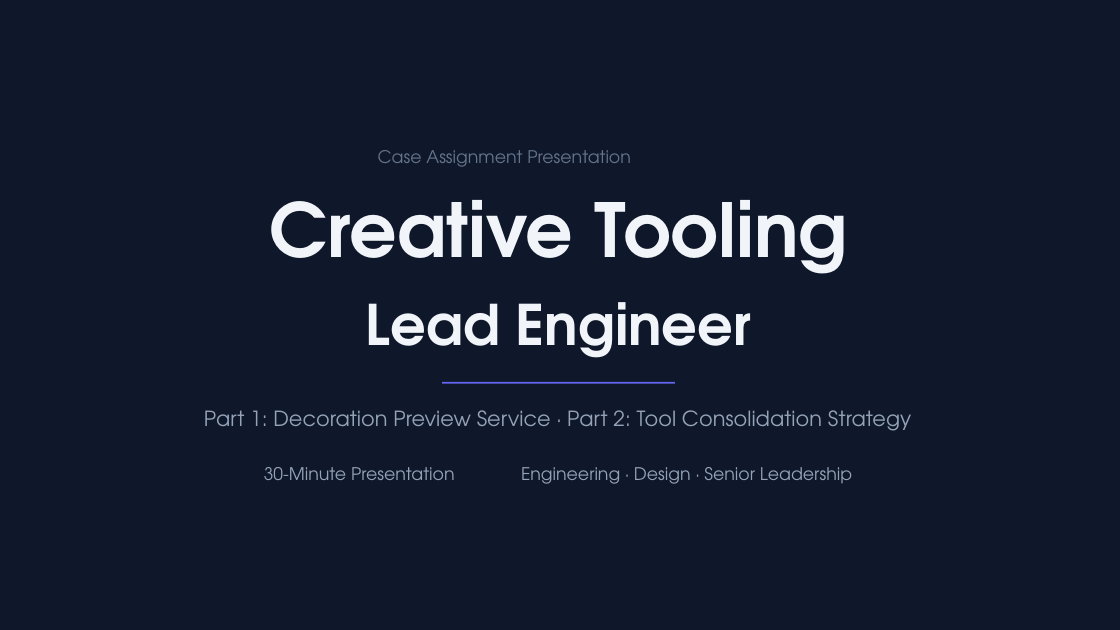
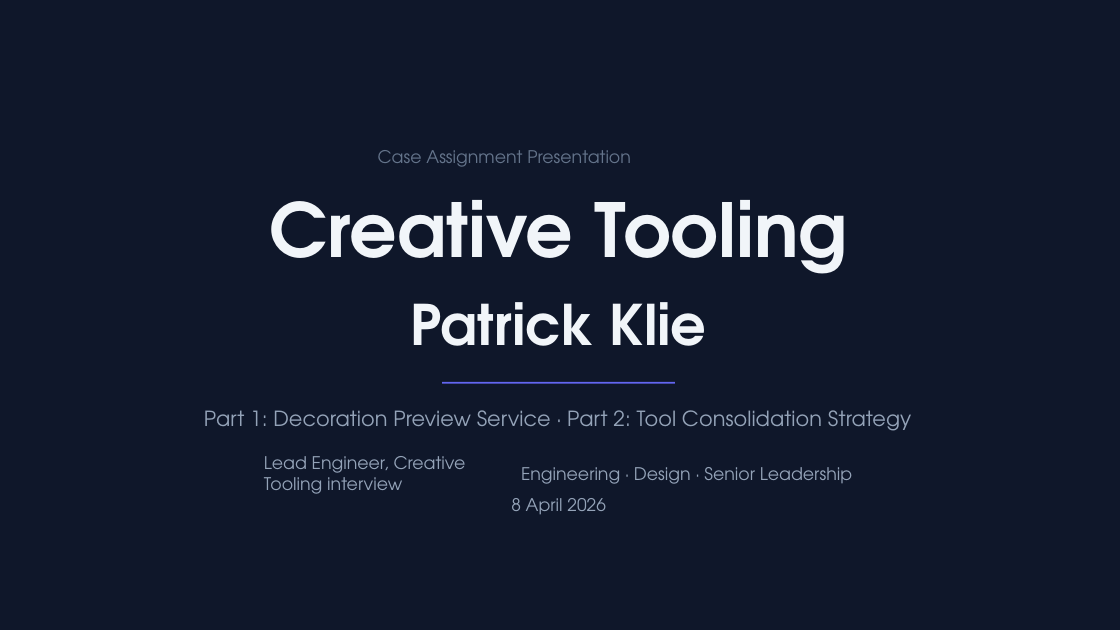
Before and after one commit to patman77/decoration-preview-service, a slide deck: slide 1 of docs/presentation/decoration-preview-service_4b541b44.pptx. Drawn at 1120x630 pixels with LibreOffice and Linux fonts; fonts in the diff are those of the drawing; background and template pictures are left out. Boxes give left, top, right and bottom in pixels: in the first picture for what was removed or moved away, otherwise in the second. Text is boxed around its words. In the diff, an @@ line names an element or a change of style, - is before the commit and + after.

Commit message:
Add presenter details to title slide

```diff
--- a/docs/presentation/decoration-preview-service_4b541b44.pptx
+++ b/docs/presentation/decoration-preview-service_4b541b44.pptx
@@ text at [411, 302, 706, 346]: text changed @@
-Lead Engineer
+Patrick Klie
@@ text at [264, 456, 466, 494]: text changed @@
-30-Minute Presentation
+Lead Engineer, Creative Tooling interview
@@ text added at [511, 498, 606, 515], 15 pt, text #94A3B8 @@
+8 April 2026
```
